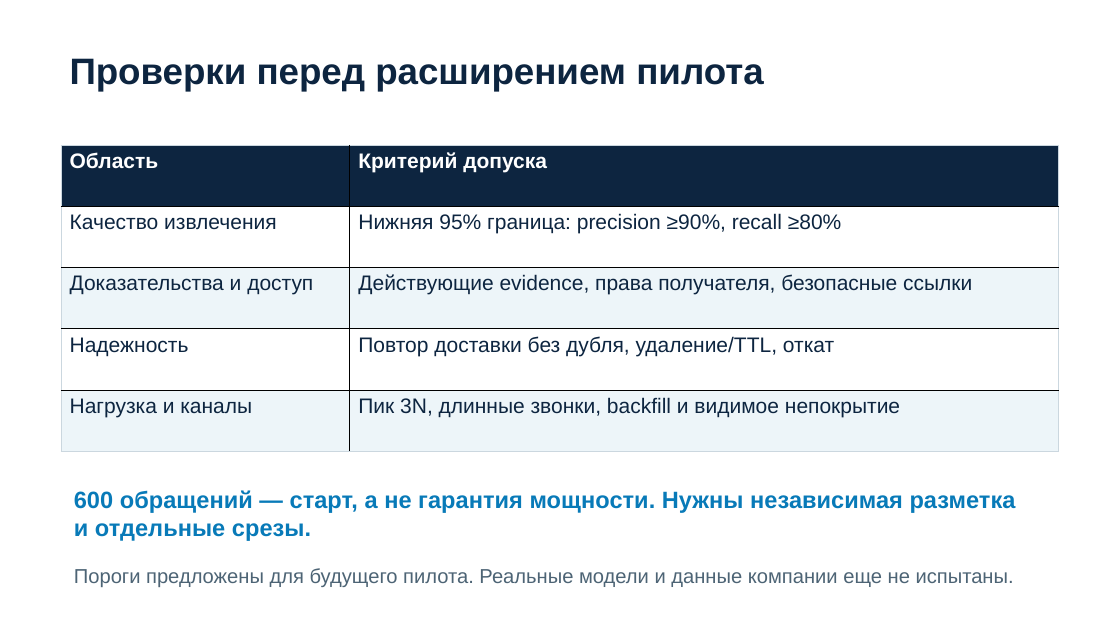
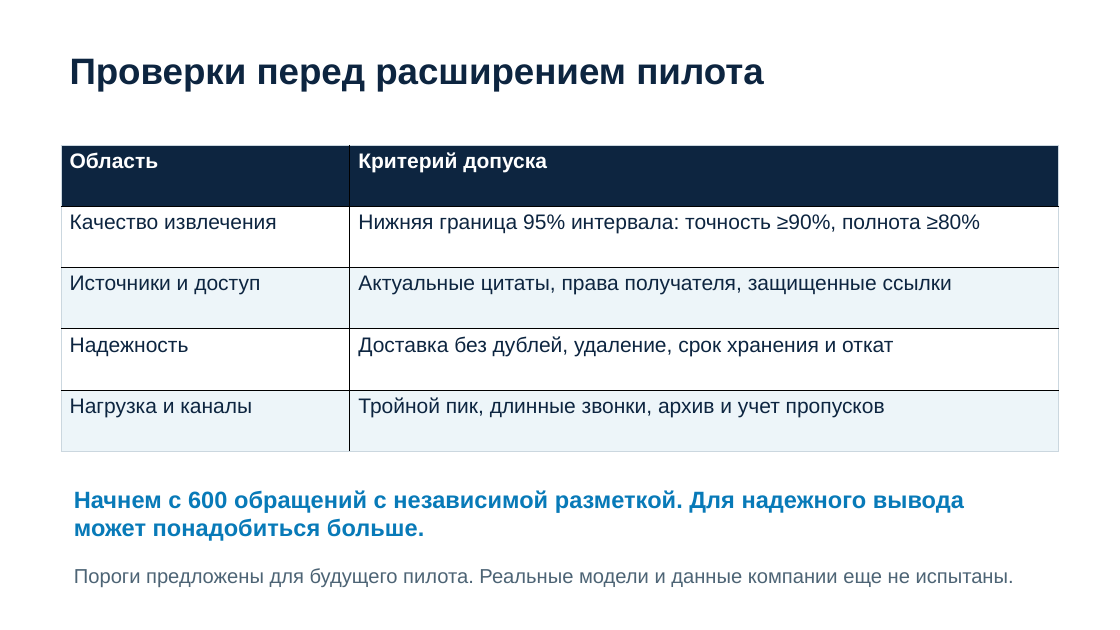
Before and after one commit to egorbaranos-max/intelligence-cup-feedback-agent, a slide deck: slide 7 of submission/presentation.pptx. Drawn at 1120x630 pixels with LibreOffice and Linux fonts; fonts in the diff are those of the drawing. Boxes give left, top, right and bottom in pixels: in the first picture for what was removed or moved away, otherwise in the second. Text is boxed around its words. In the diff, an @@ line names an element or a change of style, - is before the commit and + after.

```diff
--- a/submission/presentation.pptx
+++ b/submission/presentation.pptx
@@ table at bbox=[61, 145, 1060, 452] @@
-row 2, column 2: Нижняя 95% граница: precision ≥90%, recall ≥80%
+row 2, column 2: Нижняя граница 95% интервала: точность ≥90%, полнота ≥80%
-row 3, column 1: Доказательства и доступ
+row 3, column 1: Источники и доступ
-row 3, column 2: Действующие evidence, права получателя, безопасные ссылки
+row 3, column 2: Актуальные цитаты, права получателя, защищенные ссылки
-row 4, column 2: Повтор доставки без дубля, удаление/TTL, откат
+row 4, column 2: Доставка без дублей, удаление, срок хранения и откат
-row 5, column 2: Пик 3N, длинные звонки, backfill и видимое непокрытие
+row 5, column 2: Тройной пик, длинные звонки, архив и учет пропусков
@@ text at bbox=[74, 490, 964, 541]: text changed @@
-600 обращений — старт, а не гарантия мощности. Нужны независимая разметка и отдельные срезы.
+Начнем с 600 обращений с независимой разметкой. Для надежного вывода может понадобиться больше.
```
Also in this commit, not shown: 9 other slides changed, 13 other files.
